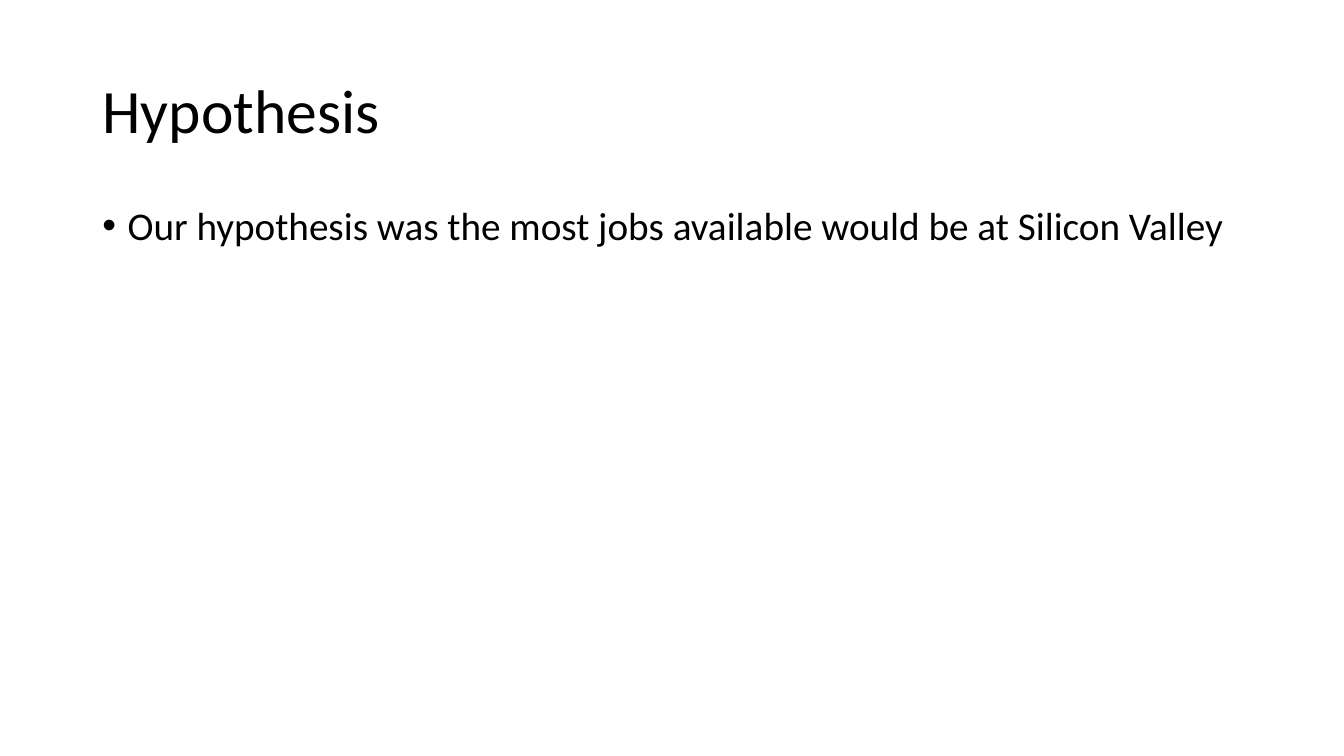
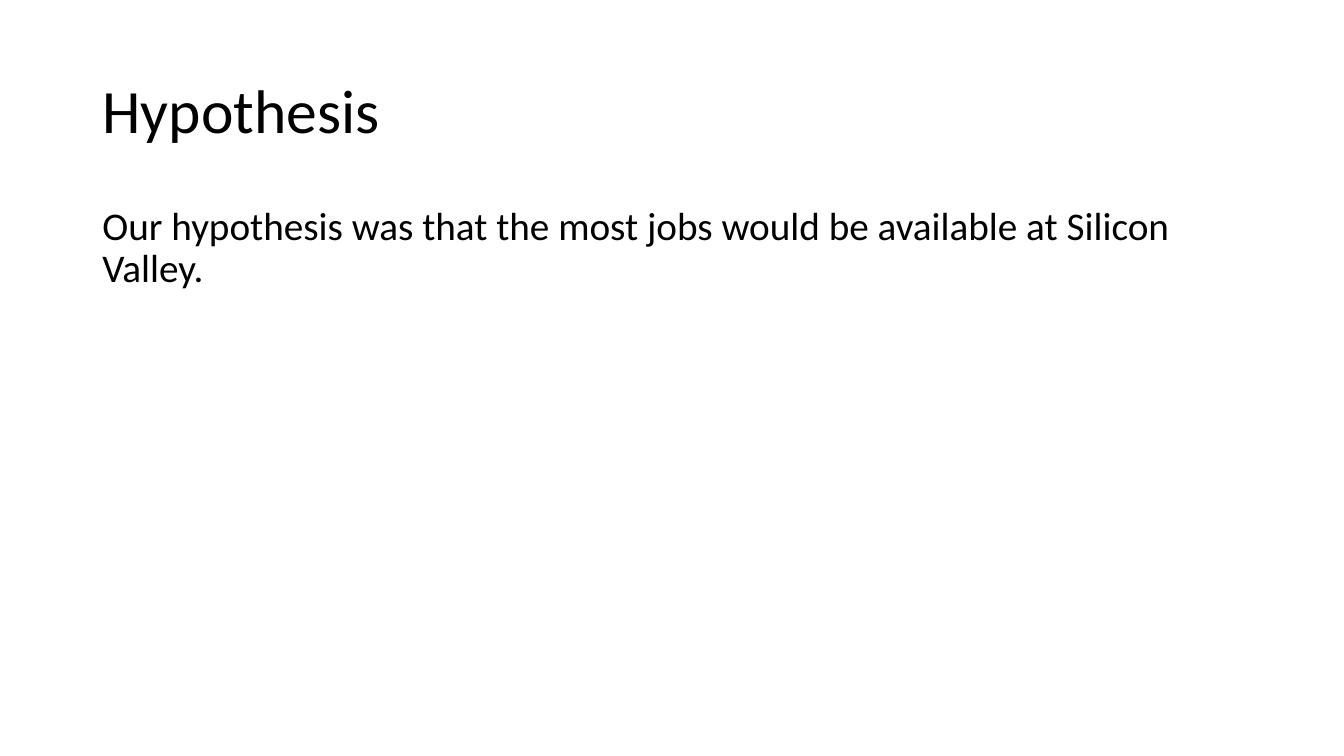
Before and after one commit to tjgrafft/DataScienceJobs_Project, a slide deck: slide 2 of presentation/Presentation.pptx. Drawn at 1344x756 pixels with LibreOffice and Linux fonts; fonts in the diff are those of the drawing. Boxes give left, top, right and bottom in pixels: in the first picture for what was removed or moved away, otherwise in the second. Text is boxed around its words. In the diff, an @@ line names an element or a change of style, - is before the commit and + after.

```diff
--- a/presentation/Presentation.pptx
+++ b/presentation/Presentation.pptx
@@ text at [102,212,1169,289]: text changed @@
-• Our hypothesis was the most jobs available would be at Silicon Valley
+Our hypothesis was that the most jobs would be available at Silicon Valley.
```
Also in this commit, not shown: 5 other slides changed, 1 slide added.
